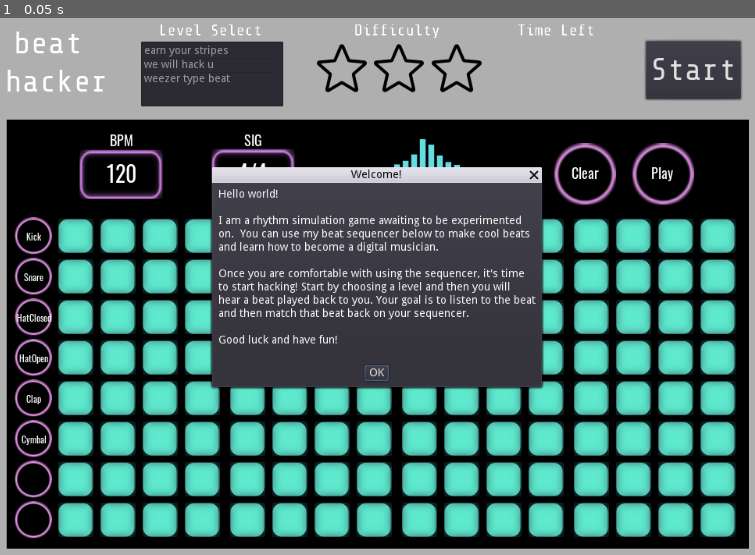
Above: before the commit, frame 1.
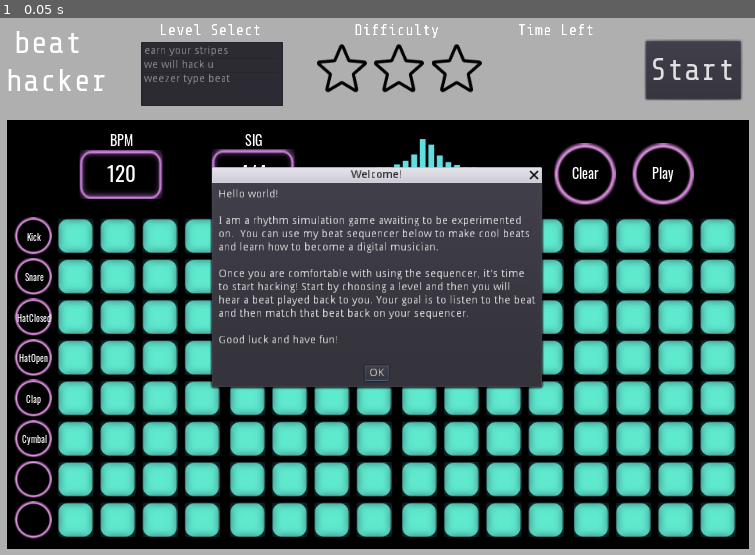
Above: after the commit, the same moment.

Repository: mdructor/beat_hacker
Game: Godot game, scene res://Assets/Scenes/Main.tscn
The game is run twice, just before and just after one commit, with the same random seed, the same clock (stepped at 60 frames per second) and the same inputs.
Inputs:
- Up to frame 1 (0.05 s): no input

The runs differ from the first frame. In frame 1, 2.7% of the frame differs, in the area x 0-100%, y 1-99%.

Commit message:
Change icon and fix browser aspect issue

Diff:
--- a/project.godot
+++ b/project.godot
@@ -17,11 +17,15 @@
 
 config/name="beat_hacker"
 run/main_scene="res://Assets/Scenes/Main.tscn"
-config/icon="res://Assets/Images/icon.png"
+config/icon="res://Assets/Images/soundwave.png"
 
 [display]
 
 window/size/height=700
+window/size/resizable=false
+window/energy_saving/keep_screen_on=false
+window/stretch/mode="2d"
+window/stretch/aspect="keep"
 
 [rendering]
 
